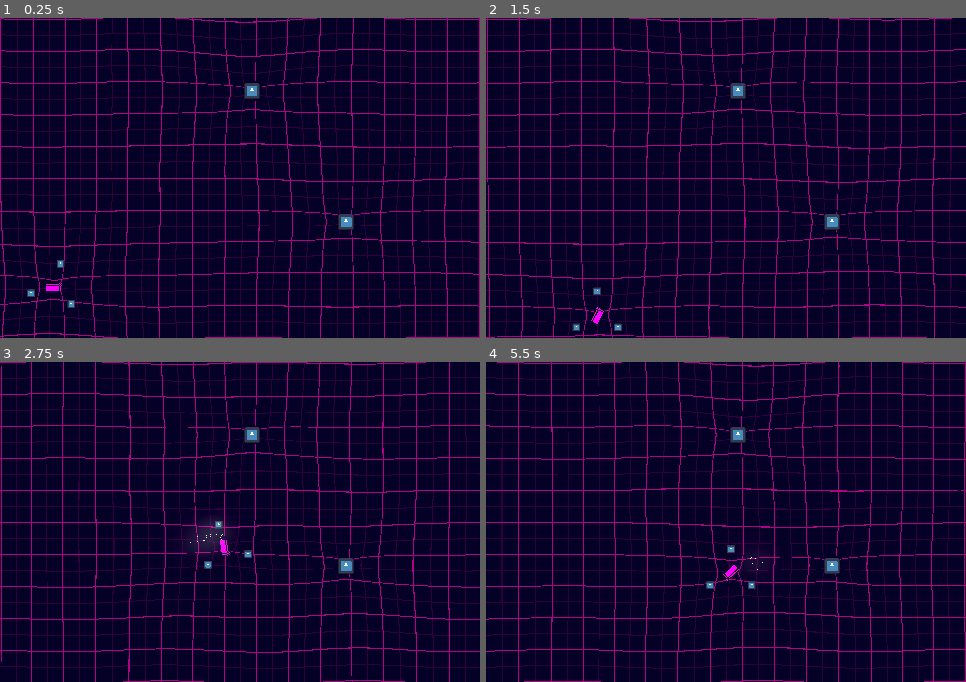
Above: before the commit, frames 1-4 (two rows, left to right).
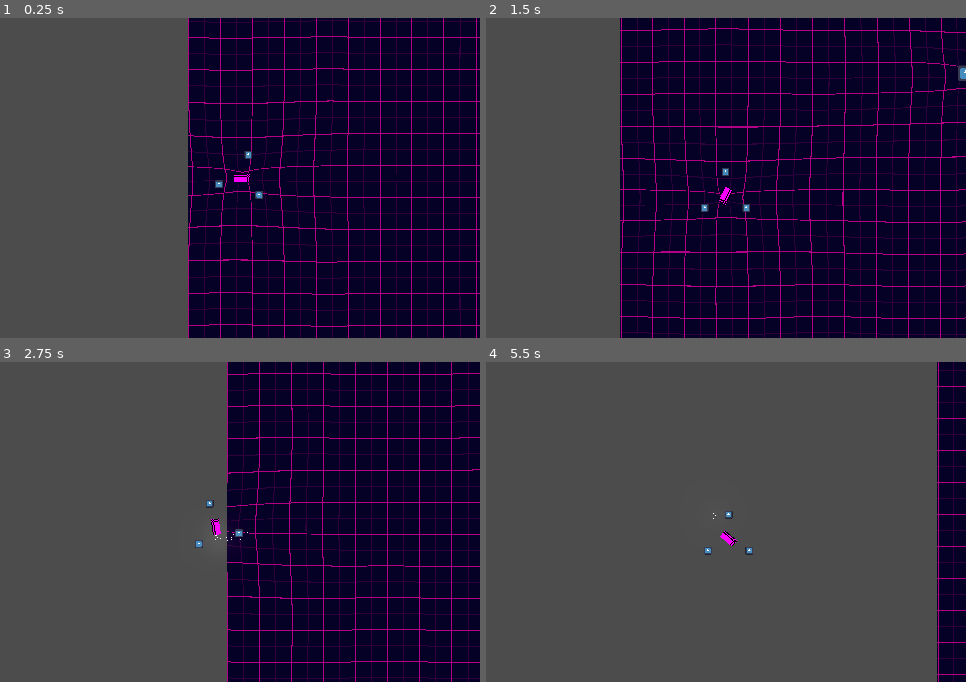
Above: after the commit, the same moments.

Repository: 3xcpy/roguelike-arcade-driving
Game: Godot game, scene res://scenes/stage.tscn
Two runs of this game, one before a commit and one after it. Both use one fixed random seed, a clock stepped at 60 frames per second and the inputs below. The engine's default icon, where the game draws it, is replaced by a stand-in: a white triangle on a blue panel in a dark square.
Inputs:
- Up to frame 1 (0.25 s): no input
- Up to frame 2 (1.5 s): tap Enter at 0.5 s; hold Right (steer_right) 0.53-1.28 s; tap Alt at 0.6 s; hold Down from 1.28 s (still down); tap Shift at 1.35 s
- Up to frame 3 (2.75 s): release Down at 2.03 s; hold Right (steer_right) from 2.03 s (still down); tap Alt at 2.1 s
- Up to frame 4 (5.5 s): release Right (steer_right) at 2.78 s; hold Up 2.78-3.53 s; tap Shift at 2.85, 4.35 s; hold Left (steer_left) 3.53-5.03 s; tap Alt at 3.6, 5.1 s; hold Down from 5.03 s (still down)

The runs differ from the first frame. In frame 1, 53% of the frame differs, in the area x 0-100%, y 0-100%; in frame 2, 45%; in frame 3, 59%; in frame 4, 95%.

Commit message:
Make the world bigger

Diff:
--- a/scenes/enemy.tscn
+++ b/scenes/enemy.tscn
@@ -1,7 +1,8 @@
-[gd_scene load_steps=4 format=3 uid="uid://b4sghwhykpity"]
+[gd_scene load_steps=5 format=3 uid="uid://b4sghwhykpity"]
 
 [ext_resource type="Texture2D" uid="uid://jxabck5vuije" path="res://icon.svg" id="1_7p1mj"]
 [ext_resource type="Script" uid="uid://b6clcrk34j0p6" path="res://scripts/distortion_emitter.gd" id="2_md0e3"]
+[ext_resource type="PackedScene" uid="uid://c2q16yc375m54" path="res://scenes/health_component.tscn" id="3_4ra3w"]
 
 [sub_resource type="RectangleShape2D" id="RectangleShape2D_md0e3"]
 size = Vector2(16, 16)
@@ -18,3 +19,5 @@
 [node name="DistortionEmitter" type="Node2D" parent="."]
 script = ExtResource("2_md0e3")
 metadata/_custom_type_script = "uid://b6clcrk34j0p6"
+
+[node name="HealthComponent" parent="." instance=ExtResource("3_4ra3w")]
--- a/scenes/player.tscn
+++ b/scenes/player.tscn
@@ -70,7 +70,6 @@
 process_material = SubResource("ParticleProcessMaterial_3vyb7")
 
 [node name="DistortionEmitter" parent="." instance=ExtResource("2_g2els")]
-weight = 0.2
 
 [node name="Weapons" type="Node2D" parent="."]
 
@@ -78,3 +77,6 @@
 amount = 3
 
 [node name="HealthComponent" parent="." instance=ExtResource("4_qlg0r")]
+
+[node name="Camera2D" type="Camera2D" parent="."]
+position_smoothing_enabled = true
--- a/scenes/stage.tscn
+++ b/scenes/stage.tscn
@@ -44,8 +44,8 @@
 z_index = -100
 texture_repeat = 2
 material = SubResource("ShaderMaterial_6c5u0")
-offset_right = 480.0
-offset_bottom = 320.0
+offset_right = 1024.0
+offset_bottom = 1024.0
 pivot_offset = Vector2(74, 114)
 texture = ExtResource("2_gi7kc")
 expand_mode = 1
@@ -69,17 +69,21 @@
 
 [node name="CollisionShape2D" type="CollisionShape2D" parent="Boundaries"]
 shape = SubResource("WorldBoundaryShape2D_2so7o")
+disabled = true
 
 [node name="CollisionShape2D2" type="CollisionShape2D" parent="Boundaries"]
 shape = SubResource("WorldBoundaryShape2D_st0q7")
+disabled = true
 
 [node name="CollisionShape2D3" type="CollisionShape2D" parent="Boundaries"]
 position = Vector2(480, 320)
 shape = SubResource("WorldBoundaryShape2D_1hwpr")
+disabled = true
 
 [node name="CollisionShape2D4" type="CollisionShape2D" parent="Boundaries"]
 position = Vector2(480, 320)
 shape = SubResource("WorldBoundaryShape2D_dexii")
+disabled = true
 
 [node name="Enemy" parent="." instance=ExtResource("7_st0q7")]
 position = Vector2(252, 73)
